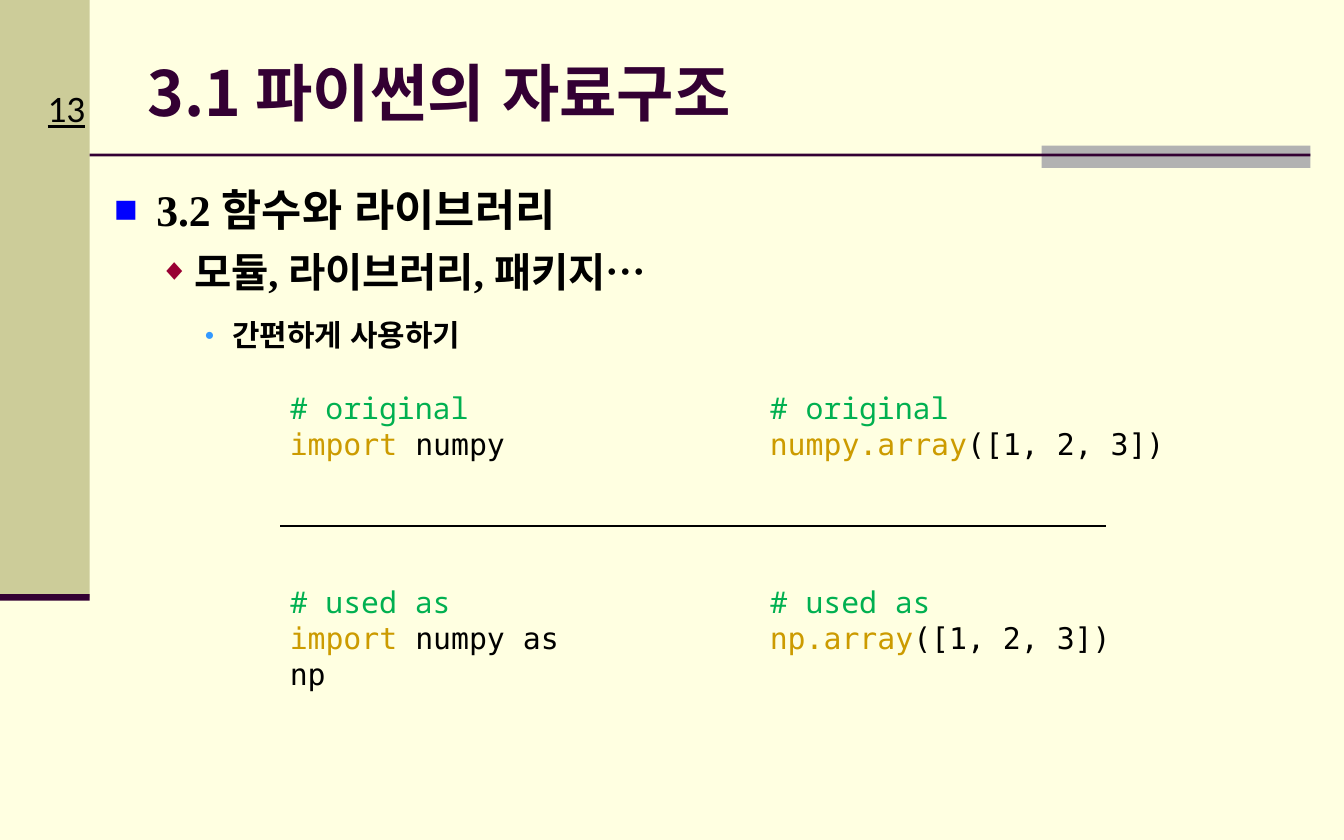
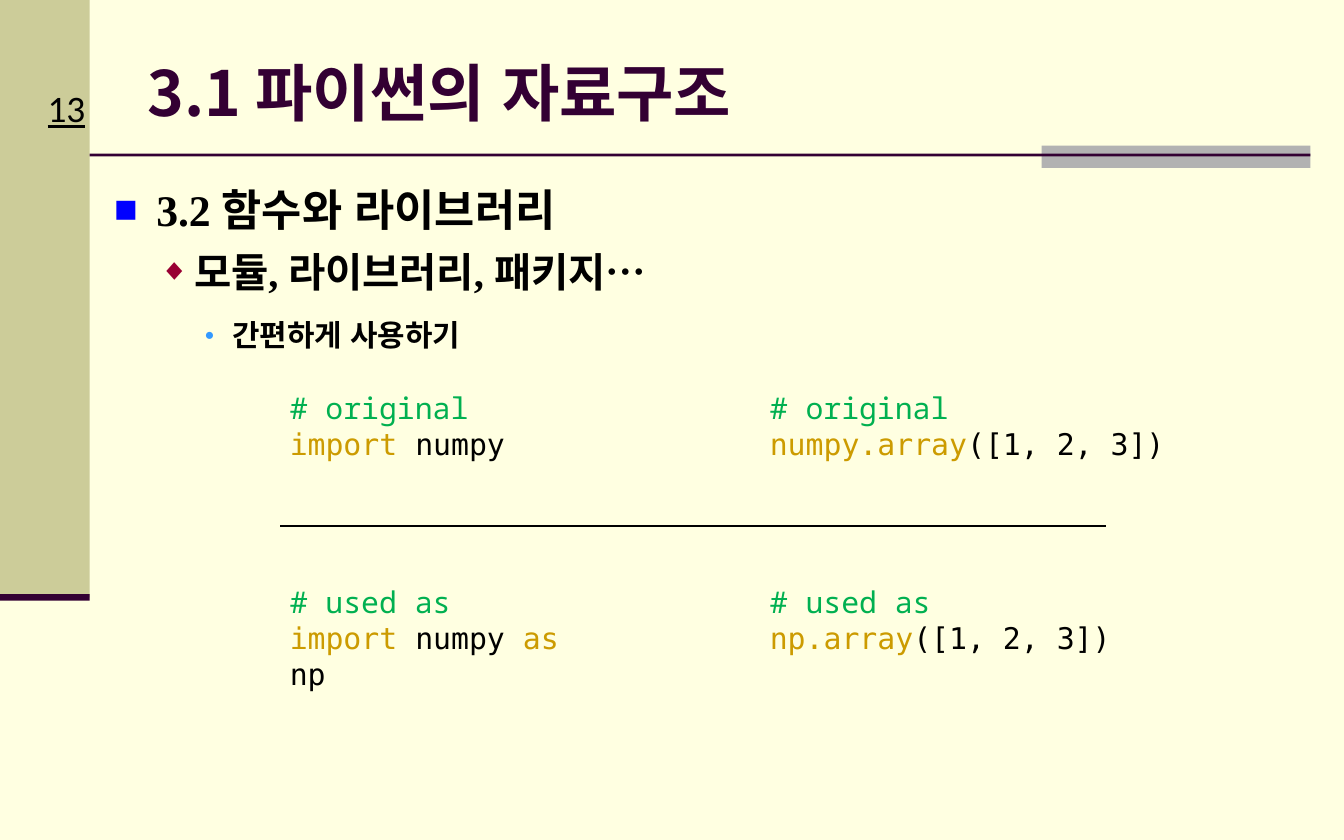
Before and after one commit to Hitbee-dev/OpenCV-Python, a slide deck: slide 13 of 2022-09-20/documents/CH_03_파이썬 기초_실습2.pptx. Drawn at 1344x840 pixels with LibreOffice and Linux fonts; fonts in the diff are those of the drawing; background and template pictures are left out. Boxes give left, top, right and bottom in pixels: in the first picture for what was removed or moved away, otherwise in the second. Text is boxed around its words. In the diff, an @@ line names an element or a change of style, - is before the commit and + after.

```diff
--- a/2022-09-20/documents/CH_03_파이썬 기초_실습2.pptx
+++ b/2022-09-20/documents/CH_03_파이썬 기초_실습2.pptx
@@ text at (x1=290, y1=626, x2=559, y2=692): text colour #000000 to #CC9B00 in "as" @@
```
Also in this commit, not shown: 1 other slide changed, 1 slide added, 1 slide removed, 1 other file.
